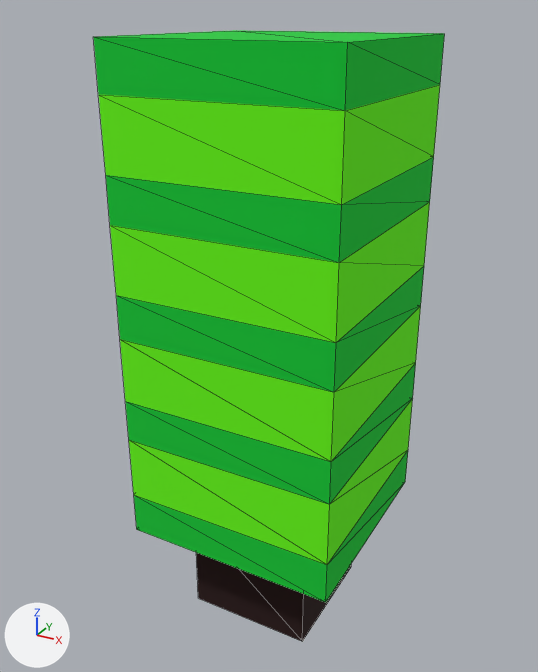
The OBJ model Assets/Models/roady_cross_assets-9.obj as it was, and as the next commit left it.
One viewpoint serves both versions: a 50 mm camera at (2.26, -8.85, 2.79) aimed at (0.75, -6.1, 1.42). Arrows for +X, +Y and +Z are at lower left; the lights stay in place. Mesh edges are drawn as thin lines. Where no turn or scale is listed for an object, it has been applied to the vertices. Vertices at the same position are counted once.

The first picture shows 'Untitled'.
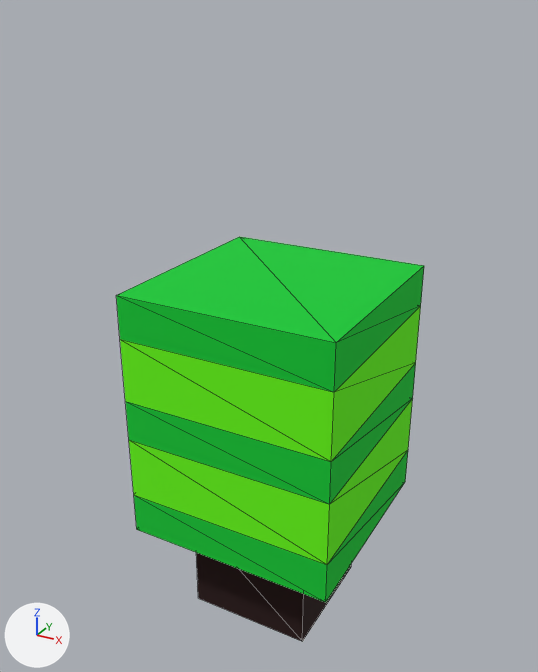
The newer file is also turned or shifted as a whole; pictures and numbers use the older file's frame.

What differs and where, as boxes (x1, y1, x2, y2) in the pictures (538 x 672 px):
'Untitled', reshaped (12% narrower, 34% shorter)
    before: (93, 30, 445, 641)
    after: (116, 237, 424, 641)
part 1 of me_untitled, cut back
    before: (93, 30, 445, 343)
    after: (117, 237, 424, 343)

The change, as a list of edits to the scene's bpy script:
```text
Change me_untitled:
    used by ob_untitled; location = (0.0, 0.0, 0.0)
    remove me_untitled.from_pydata(...)  # 48 vertices, 92 faces; spans x 0.3..1.3, y -6.6..-5.6, z 0.0..2.7
    add me_untitled.from_pydata(...)  # 32 vertices, 60 faces; spans x 0.3..1.3, y -6.6..-5.6, z 0.0..1.7
    me_untitled part 1
    16 vertices are removed from x 0.3..1.3, y -6.6..-5.6, z 2.0..2.7
    34 faces are deleted
    2 new faces join them
```
